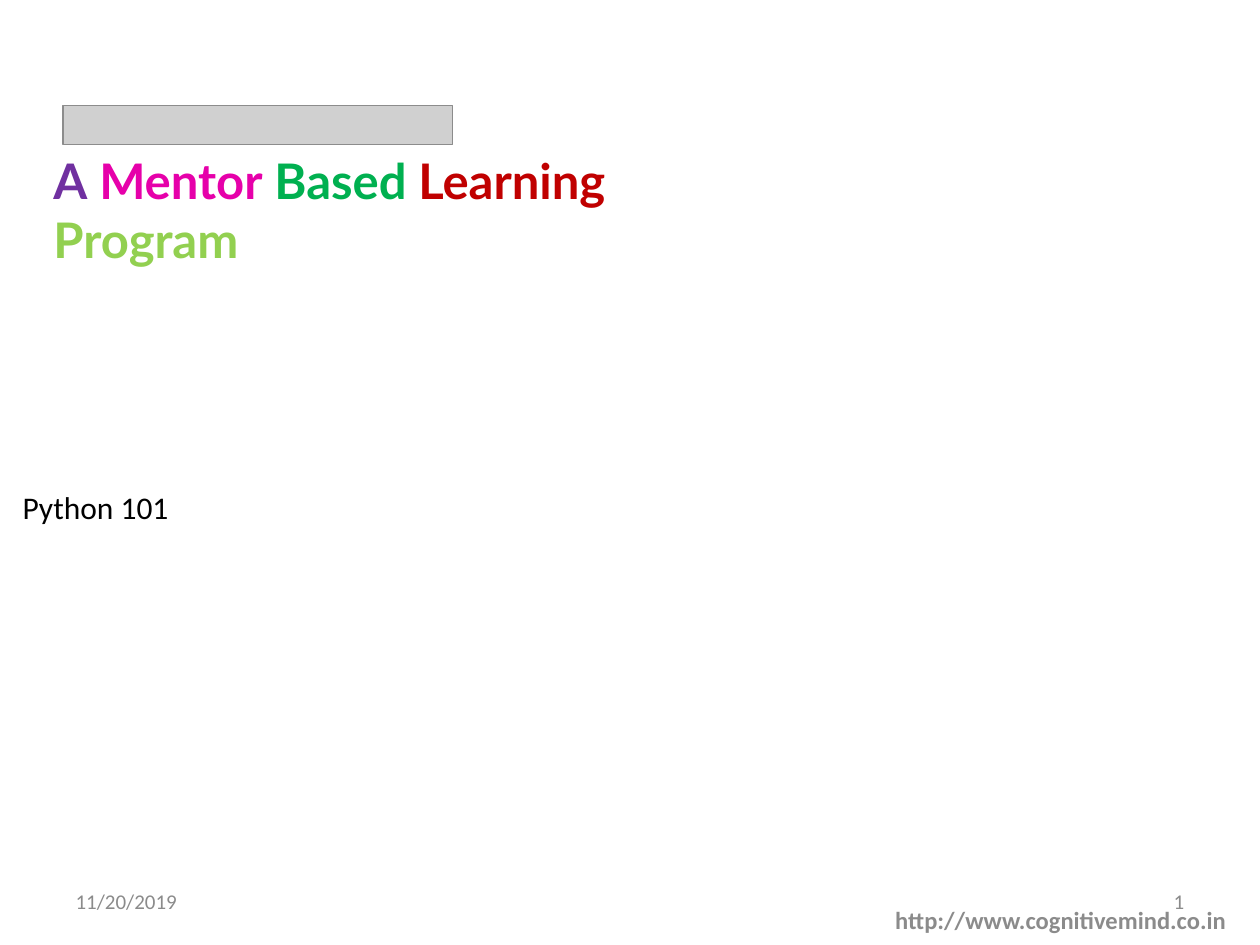
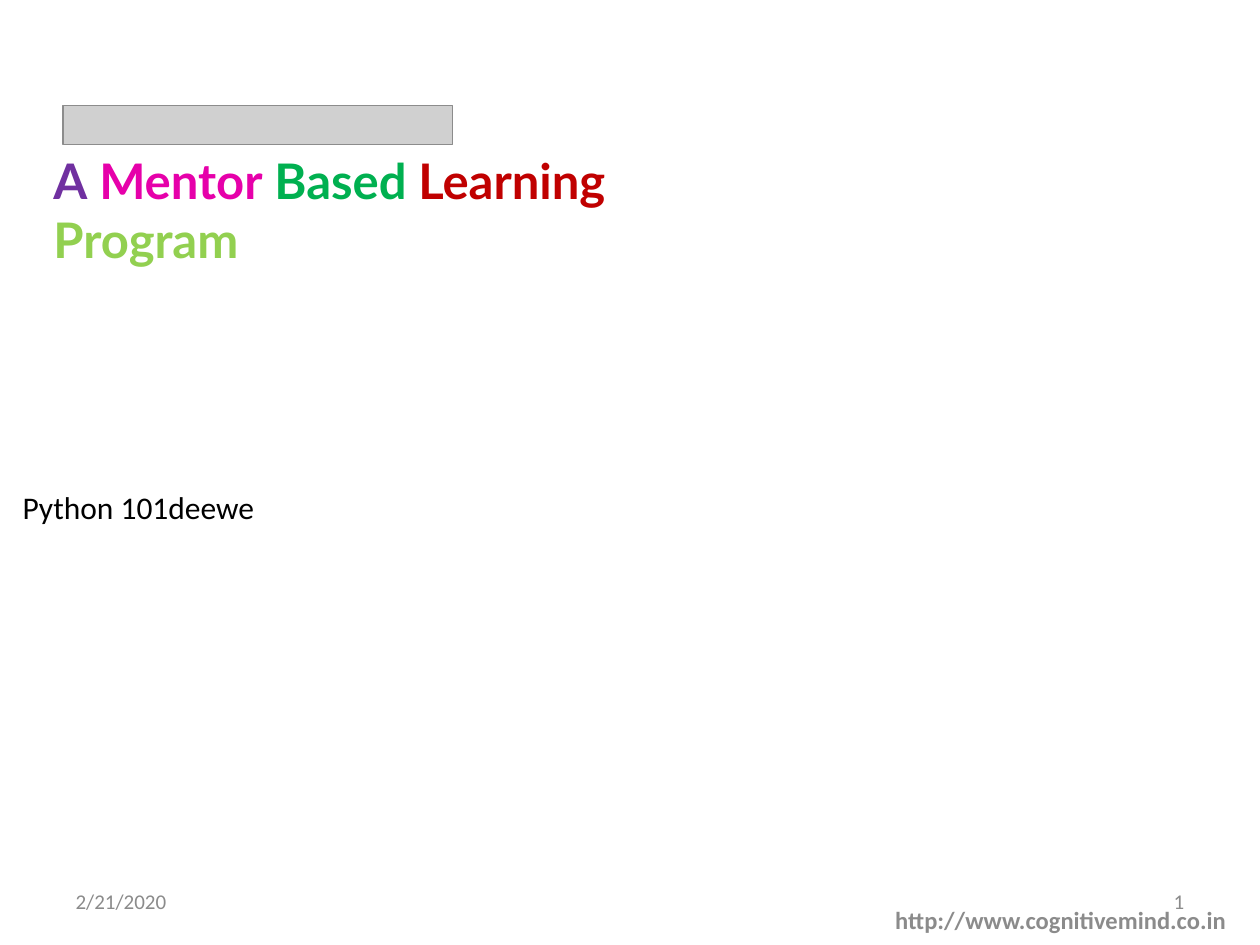
Before and after one commit to CognitiveMinds/git-own, a slide deck: slide 1 of Python_101.pptx. Drawn at 1260x945 pixels with LibreOffice and Linux fonts; fonts in the diff are those of the drawing; grey boxes stand for pictures; background and template pictures are left out. Boxes give left, top, right and bottom in pixels: in the first picture for what was removed or moved away, otherwise in the second. Text is boxed around its words. In the diff, an @@ line names an element or a change of style, - is before the commit and + after.

```diff
--- a/Python_101.pptx
+++ b/Python_101.pptx
@@ text at <box>23,497,254,524</box>: text changed @@
-Python 101
+Python 101deewe
@@ text at <box>76,894,167,910</box>: text changed @@
-11/20/2019
+2/21/2020
```
Also in this commit, not shown: 10 other slides changed, 3 other files.
